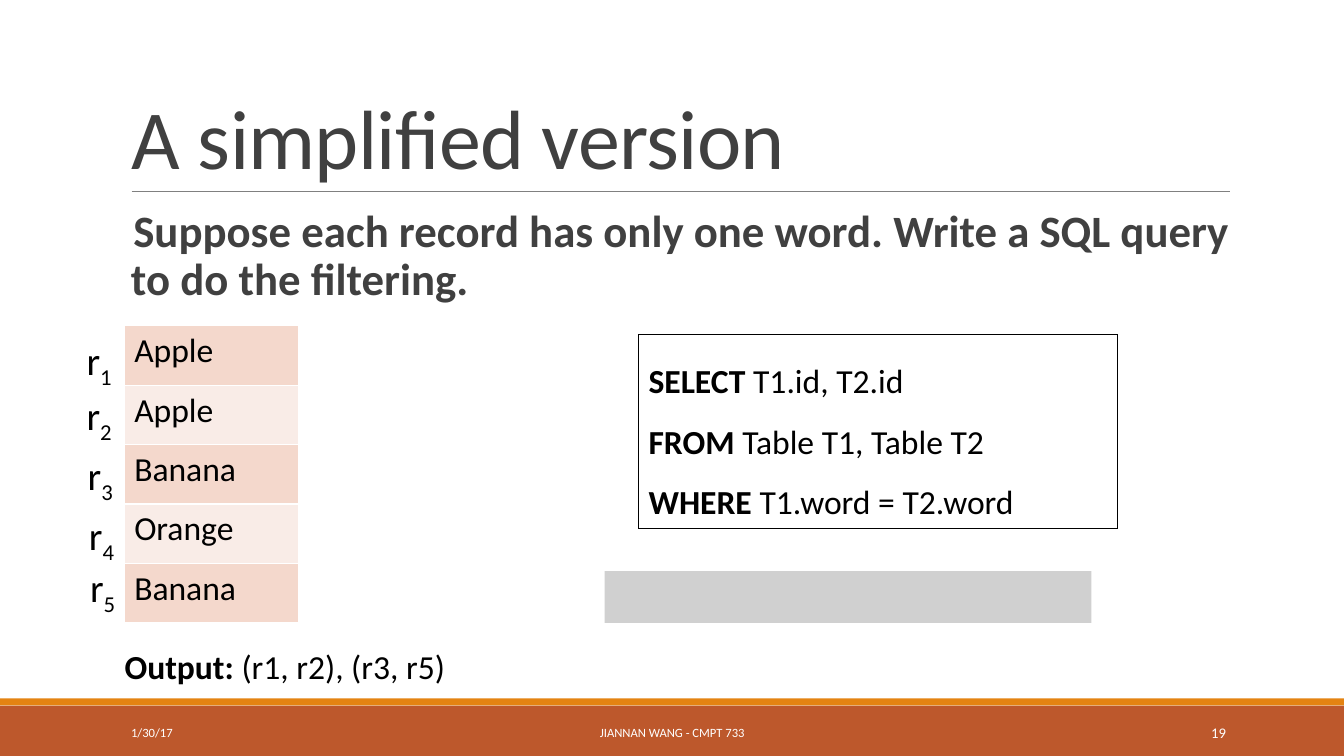
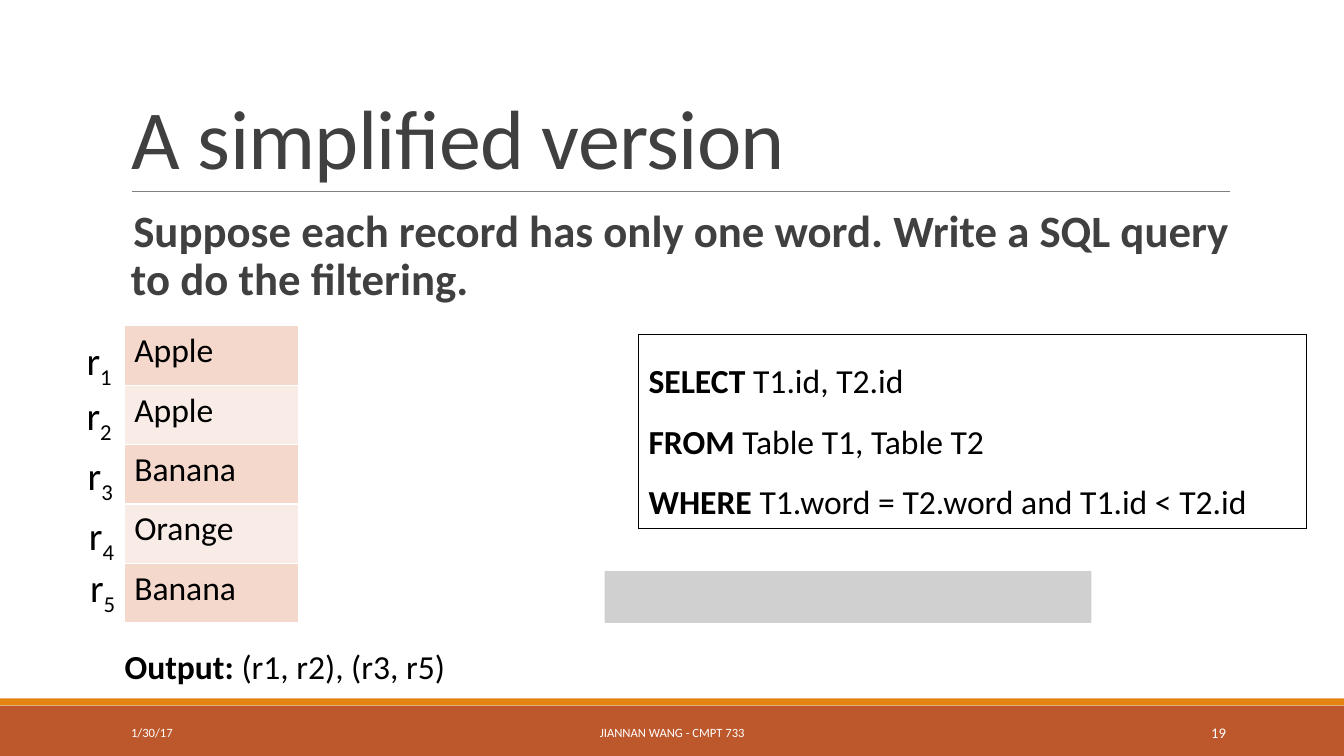
Before and after one commit to ZhensongQian/cmpt733, a slide deck: slide 19 of Lectures/Lec4/lec4.pptx. Drawn at 1344x756 pixels with LibreOffice and Linux fonts; fonts in the diff are those of the drawing; grey boxes stand for pictures. Boxes give left, top, right and bottom in pixels: in the first picture for what was removed or moved away, otherwise in the second. Text is boxed around its words. In the diff, an @@ line names an element or a change of style, - is before the commit and + after.

```diff
--- a/Lectures/Lec4/lec4.pptx
+++ b/Lectures/Lec4/lec4.pptx
@@ rectangle "SELECT T1.id, T2.id" resized from (x1=639, y1=335, x2=1118, y2=528) to (x1=639, y1=335, x2=1308, y2=528) @@
@@ text in rectangle at (x1=649, y1=490, x2=1246, y2=515): text changed @@
-WHERE T1.word = T2.word
+WHERE T1.word = T2.word and T1.id < T2.id
```
Also in this commit, not shown: 2 other slides changed, 2 other files.
